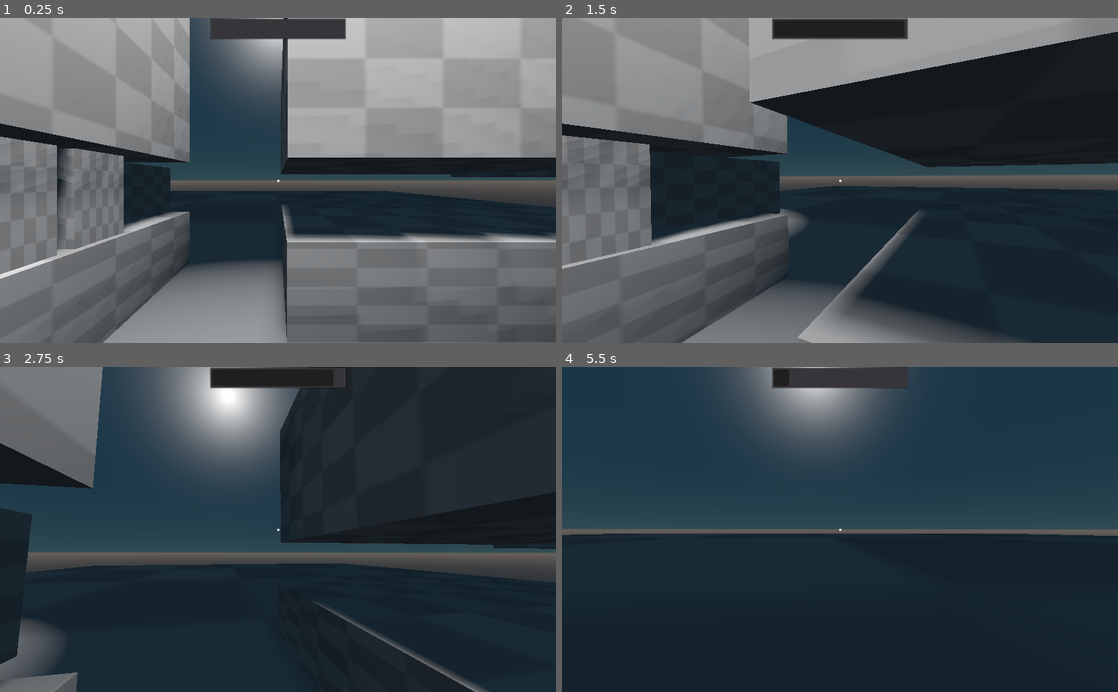
Above: before the commit, frames 1-4 (two rows, left to right).
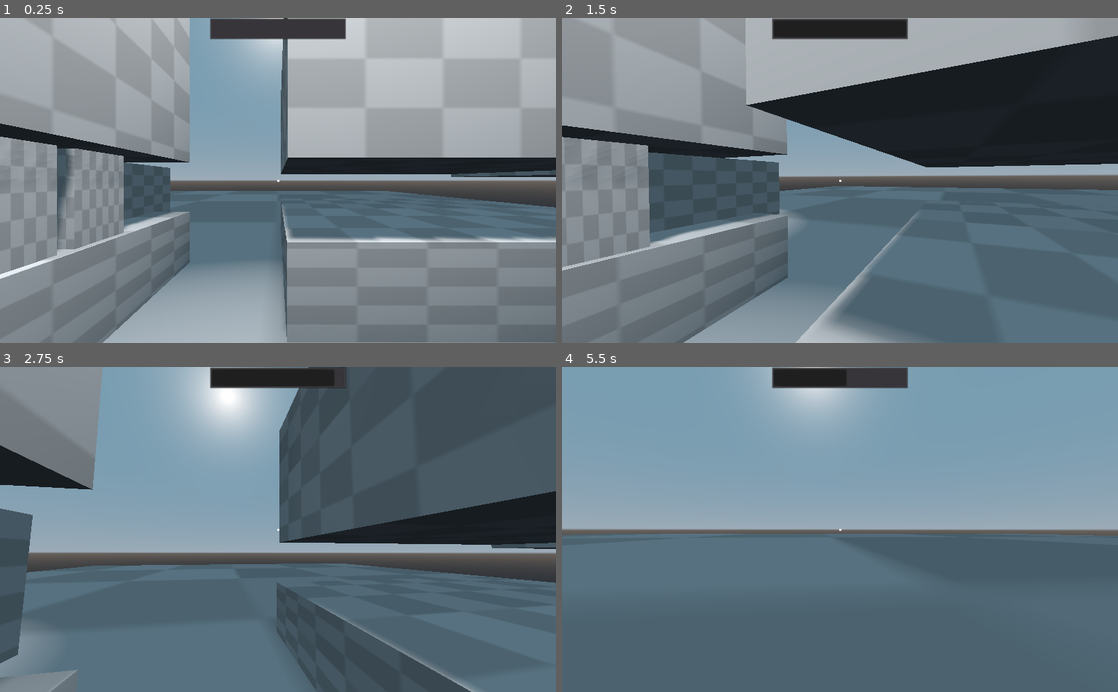
Above: after the commit, the same moments.

Repository: awnagel/Godot-Thief-Controller
Game: Godot game, scene res://scenes/Demo.tscn
Same seed, same stepped clock (60 frames per second), same inputs: the game is played once before the commit and once after it.
Inputs (mouse positions are in pixels of both pictures, inside the frame that each line leads up to):
- Up to frame 1 (0.25 s): no input
- Up to frame 2 (1.5 s): move the mouse to (867, 180) at 0.52 s; hold Ctrl (crouch) 0.53-1.28 s; hold W (forward) from 0.53 s (still down); tap Space (clamber) at 0.6 s; move the mouse to (812, 180) at 1.27 s; tap Ctrl (crouch) at 1.35 s
- Up to frame 3 (2.75 s): keep holding W (forward); tap E (lean) at 1.55 s; move the mouse to (289, 523) at 2.02 s; hold E (lean) from 2.03 s (still down); tap Shift (sneak) at 2.3 s
- Up to frame 4 (5.5 s): keep holding W (forward); move the mouse to (834, 536) at 2.77 s; release E (lean) at 2.78 s; tap Shift (sneak) at 2.85 s; tap F (interact, bound only after the commit) at 3.05 s; move the mouse to (878, 532) at 3.52 s; hold F (interact, bound only after the commit) 3.53-4.28 s; tap Space (clamber) at 3.8, 4.35 s; move the mouse to (795, 526) at 4.27 s; tap Ctrl (crouch) at 4.55 s; move the mouse to (845, 529) at 5.02 s; hold Ctrl (crouch) from 5.03 s (still down); tap E (lean) at 5.3 s

The runs differ from the first frame. In frame 1, 49% of the frame differs, in the area x 0-100%, y 0-100%; in frame 2, 56%; in frame 3, 84%; in frame 4, 98%.

Commit message:
Moved clamber code to seperate script and added frobbing.

Diff:
--- a/project.godot
+++ b/project.godot
@@ -8,9 +8,14 @@
 
 config_version=4
 
-_global_script_classes=[  ]
+_global_script_classes=[ {
+"base": "Object",
+"class": "clamber_manager",
+"language": "GDScript",
+"path": "res://scripts/ClamberManager.gd"
+} ]
 _global_script_class_icons={
-
+"clamber_manager": ""
 }
 
 [application]
@@ -61,6 +66,12 @@
 "events": [ Object(InputEventKey,"resource_local_to_scene":false,"resource_name":"","device":0,"alt":false,"shift":false,"control":false,"meta":false,"command":false,"pressed":false,"scancode":32,"unicode":0,"echo":false,"script":null)
  ]
 }
+interact={
+"deadzone": 0.5,
+"events": [ Object(InputEventKey,"resource_local_to_scene":false,"resource_name":"","device":0,"alt":false,"shift":false,"control":false,"meta":false,"command":false,"pressed":false,"scancode":70,"unicode":0,"echo":false,"script":null)
+, Object(InputEventMouseButton,"resource_local_to_scene":false,"resource_name":"","device":0,"alt":false,"shift":false,"control":false,"meta":false,"command":false,"button_mask":0,"position":Vector2( 0, 0 ),"global_position":Vector2( 0, 0 ),"factor":1.0,"button_index":1,"pressed":false,"doubleclick":false,"script":null)
+ ]
+}
 
 [rendering]
 
--- a/scenes/Demo.tscn
+++ b/scenes/Demo.tscn
@@ -1,86 +1,25 @@
-[gd_scene load_steps=5 format=2]
+[gd_scene load_steps=9 format=2]
 
 [ext_resource path="res://scenes/Player.tscn" type="PackedScene" id=1]
 [ext_resource path="res://scenes/Worldspawn.tscn" type="PackedScene" id=2]
+[ext_resource path="res://checkerboard.png" type="Texture" id=3]
 
-[sub_resource type="ProceduralSky" id=1]
-sky_top_color = Color( 0.352941, 0.65098, 0.827451, 1 )
-sky_horizon_color = Color( 0.584314, 0.862745, 0.937255, 1 )
-sky_curve = 0.0706126
-sky_energy = 0.1
+[sub_resource type="ProceduralSky" id=3]
+sky_energy = 0.5
 
 [sub_resource type="Environment" id=2]
 background_mode = 2
-background_sky = SubResource( 1 )
+background_sky = SubResource( 3 )
 ambient_light_color = Color( 0.694118, 0.658824, 0.658824, 1 )
 
+[sub_resource type="CubeMesh" id=4]
+
+[sub_resource type="SpatialMaterial" id=5]
+albedo_texture = ExtResource( 3 )
+
+[sub_resource type="BoxShape" id=6]
+
 [node name="Demo" type="Spatial"]
-
-[node name="Worldspawn" parent="." instance=ExtResource( 2 )]
-transform = Transform( 5.94561, 0, 0, 0, 0.107341, 0, 0, 0, 13.0852, 0, 0, 0 )
-
-[node name="Worldspawn2" parent="." instance=ExtResource( 2 )]
-transform = Transform( -2.93068e-08, -0.999999, 0, 0.179884, -1.62921e-07, 0, 0, 0, 1, -1.62199, 0.283272, -0.730448 )
-
-[node name="Worldspawn15" parent="." instance=ExtResource( 2 )]
-transform = Transform( -2.93068e-08, -0.999999, 0, 0.53823, -4.87475e-07, 0, 0, 0, 1, -1.62199, 1.3499, -0.730448 )
-
-[node name="Worldspawn12" parent="." instance=ExtResource( 2 )]
-transform = Transform( -2.93068e-08, -0.999999, 0, 0.179884, -1.62921e-07, 0, 0, 0, 1, 1.03201, 0.283272, -1.91615 )
-
-[node name="Worldspawn21" parent="." instance=ExtResource( 2 )]
-transform = Transform( -1.60877e-08, -0.548939, 7.39472e-15, 0.0946599, -8.57333e-08, 0.398108, -0.0281096, 2.54589e-08, 1.34064, -0.353357, 0.114855, 2.55363 )
-
-[node name="Worldspawn13" parent="." instance=ExtResource( 2 )]
-transform = Transform( -2.93068e-08, -0.999999, 0, 0.424741, -3.84688e-07, 0, 0, 0, 1, 1.03201, 1.18331, -1.83811 )
-
-[node name="Worldspawn14" parent="." instance=ExtResource( 2 )]
-transform = Transform( -2.93068e-08, -0.999999, 0, 0.179884, -1.62921e-07, 0, 0, 0, 1, 3.06566, 0.906262, -1.85661 )
-
-[node name="Worldspawn8" parent="." instance=ExtResource( 2 )]
-transform = Transform( -3.13989e-09, -0.107138, 0, 0.179748, -1.62798e-07, 0, 0, 0, 0.118932, -0.759795, 0.607442, -0.656793 )
-
-[node name="Worldspawn9" parent="." instance=ExtResource( 2 )]
-transform = Transform( -3.13989e-09, -0.107138, 0, 0.179748, -1.62798e-07, 0, 0, 0, 0.118932, -0.759795, 0.607442, -0.953297 )
-
-[node name="Worldspawn10" parent="." instance=ExtResource( 2 )]
-transform = Transform( -3.14226e-09, -0.107219, 0, 0.179884, -1.62921e-07, 0, 0, 0, 0.482195, -0.970431, 0.604947, -0.0936148 )
-
-[node name="Worldspawn11" parent="." instance=ExtResource( 2 )]
-transform = Transform( -3.14226e-09, -0.107219, 0, 0.179884, -1.62921e-07, 0, 0, 0, 0.482195, -0.970431, 0.604947, -1.46484 )
-
-[node name="Worldspawn7" parent="." instance=ExtResource( 2 )]
-transform = Transform( -8.96064e-09, -0.4, 0, 0.055, -6.51683e-08, 0, 0, 0, 1.4, -3.31056, 0.968637, 3.19321 )
-
-[node name="Worldspawn17" parent="." instance=ExtResource( 2 )]
-transform = Transform( -8.96064e-09, -0.4, 0, 0.055, -6.51683e-08, 0, 0, 0, 0.4, -2.50804, 0.968637, 4.13493 )
-
-[node name="Worldspawn18" parent="." instance=ExtResource( 2 )]
-transform = Transform( -8.96064e-09, -0.4, 0, 0.055, -6.51683e-08, 0, 0, 0, 0.4, -2.50804, 0.968637, 2.18762 )
-
-[node name="Worldspawn16" parent="." instance=ExtResource( 2 )]
-transform = Transform( -8.96064e-09, -0.4, 0, 0.055, -6.51683e-08, 0, 0, 0, 1.4, -1.69461, 0.968637, 3.19321 )
-
-[node name="Worldspawn3" parent="." instance=ExtResource( 2 )]
-transform = Transform( 0.173809, 0, -0.257689, 0, 1, 0, 0.0463541, 0, 0.966228, 1.79538, 0.430111, 1.18068 )
-
-[node name="OmniLight" type="OmniLight" parent="."]
-transform = Transform( 1, 0, 0, 0, 1, 0, 0, 0, 1, 0, 2.82995, 0 )
-light_energy = 5.3
-shadow_enabled = true
-omni_range = 3.26461
-
-[node name="OmniLight2" type="OmniLight" parent="."]
-transform = Transform( 1, 0, 0, 0, 1, 0, 0, 0, 1, 1.70103, 2.82995, 3.12322 )
-light_energy = 5.3
-shadow_enabled = true
-omni_range = 3.26461
-
-[node name="OmniLight3" type="OmniLight" parent="."]
-transform = Transform( 1, 0, 0, 0, 1, 0, 0, 0, 1, -3.10217, 2.66965, -2.06463 )
-light_energy = 5.3
-shadow_enabled = true
-omni_range = 3.26461
 
 [node name="WorldEnvironment" type="WorldEnvironment" parent="."]
 environment = SubResource( 2 )
@@ -89,3 +28,107 @@
 speed = 0.5
 gravity = 40.0
 jump_force = 9.0
+
+[node name="Level Geometry" type="Spatial" parent="."]
+
+[node name="Worldspawn" parent="Level Geometry" instance=ExtResource( 2 )]
+transform = Transform( 5.94561, 0, 0, 0, 0.107341, 0, 0, 0, 13.0852, 0, 0, 0 )
+
+[node name="Worldspawn2" parent="Level Geometry" instance=ExtResource( 2 )]
+transform = Transform( -2.93068e-08, -0.999999, 0, 0.179884, -1.62921e-07, 0, 0, 0, 1, -1.62199, 0.283272, -0.730448 )
+
+[node name="Worldspawn15" parent="Level Geometry" instance=ExtResource( 2 )]
+transform = Transform( -2.93068e-08, -0.999999, 0, 0.53823, -4.87475e-07, 0, 0, 0, 1, -1.62199, 1.3499, -0.730448 )
+
+[node name="Worldspawn12" parent="Level Geometry" instance=ExtResource( 2 )]
+transform = Transform( -2.93068e-08, -0.999999, 0, 0.179884, -1.62921e-07, 0, 0, 0, 1, 1.03201, 0.283272, -1.91615 )
+
+[node name="Worldspawn21" parent="Level Geometry" instance=ExtResource( 2 )]
+transform = Transform( -1.60877e-08, -0.548939, 7.39472e-15, 0.0946599, -8.57333e-08, 0.398108, -0.0281096, 2.54589e-08, 1.34064, -0.353357, 0.114855, 2.55363 )
+
+[node name="Worldspawn13" parent="Level Geometry" instance=ExtResource( 2 )]
+transform = Transform( -2.93068e-08, -0.999999, 0, 0.424741, -3.84688e-07, 0, 0, 0, 1, 1.03201, 1.18331, -1.83811 )
+
+[node name="Worldspawn14" parent="Level Geometry" instance=ExtResource( 2 )]
+transform = Transform( -2.93068e-08, -0.999999, 0, 0.179884, -1.62921e-07, 0, 0, 0, 1, 3.06566, 0.906262, -1.85661 )
+
+[node name="Worldspawn8" parent="Level Geometry" instance=ExtResource( 2 )]
+transform = Transform( -3.13989e-09, -0.107138, 0, 0.179748, -1.62798e-07, 0, 0, 0, 0.118932, -0.759795, 0.607442, -0.656793 )
+
+[node name="Worldspawn9" parent="Level Geometry" instance=ExtResource( 2 )]
+transform = Transform( -3.13989e-09, -0.107138, 0, 0.179748, -1.62798e-07, 0, 0, 0, 0.118932, -0.759795, 0.607442, -0.953297 )
+
+[node name="Worldspawn10" parent="Level Geometry" instance=ExtResource( 2 )]
+transform = Transform( -3.14226e-09, -0.107219, 0, 0.179884, -1.62921e-07, 0, 0, 0, 0.482195, -0.970431, 0.604947, -0.0936148 )
+
+[node name="Worldspawn11" parent="Level Geometry" instance=ExtResource( 2 )]
+transform = Transform( -3.14226e-09, -0.107219, 0, 0.179884, -1.62921e-07, 0, 0, 0, 0.482195, -0.970431, 0.604947, -1.46484 )
+
+[node name="Worldspawn7" parent="Level Geometry" instance=ExtResource( 2 )]
+transform = Transform( -8.96064e-09, -0.4, 0, 0.055, -6.51683e-08, 0, 0, 0, 1.4, -3.31056, 0.968637, 3.19321 )
+
+[node name="Worldspawn17" parent="Level Geometry" instance=ExtResource( 2 )]
+transform = Transform( -8.96064e-09, -0.4, 0, 0.055, -6.51683e-08, 0, 0, 0, 0.4, -2.50804, 0.968637, 4.13493 )
+
+[node name="Worldspawn18" parent="Level Geometry" instance=ExtResource( 2 )]
+transform = Transform( -8.96064e-09, -0.4, 0, 0.055, -6.51683e-08, 0, 0, 0, 0.4, -2.50804, 0.968637, 2.18762 )
+
+[node name="Worldspawn16" parent="Level Geometry" instance=ExtResource( 2 )]
+transform = Transform( -8.96064e-09, -0.4, 0, 0.055, -6.51683e-08, 0, 0, 0, 1.4, -1.69461, 0.968637, 3.19321 )
+
+[node name="Worldspawn3" parent="Level Geometry" instance=ExtResource( 2 )]
+transform = Transform( 0.173809, 0, -0.257689, 0, 1, 0, 0.0463541, 0, 0.966228, 1.79538, 0.430111, 1.18068 )
+
+[node name="OmniLight" type="OmniLight" parent="Level Geometry"]
+transform = Transform( 1, 0, 0, 0, 1, 0, 0, 0, 1, 0, 2.82995, 0 )
+light_energy = 5.3
+shadow_enabled = true
+omni_range = 3.26461
+
+[node name="OmniLight2" type="OmniLight" parent="Level Geometry"]
+transform = Transform( 1, 0, 0, 0, 1, 0, 0, 0, 1, 1.70103, 2.82995, 3.12322 )
+light_energy = 5.3
+shadow_enabled = true
+omni_range = 3.26461
+
+[node name="OmniLight3" type="OmniLight" parent="Level Geometry"]
+transform = Transform( 1, 0, 0, 0, 1, 0, 0, 0, 1, -3.10217, 2.66965, -2.06463 )
+light_energy = 5.3
+shadow_enabled = true
+omni_range = 3.26461
+
+[node name="RigidBody" type="RigidBody" parent="."]
+transform = Transform( 1, 0, 0, 0, 1, 0, 0, 0, 1, 0.916218, 0.39869, 0 )
+
+[node name="MeshInstance" type="MeshInstance" parent="RigidBody"]
+transform = Transform( 0.1, 0, 0, 0, 0.1, 0, 0, 0, 0.1, 0, 0, 0 )
+mesh = SubResource( 4 )
+material/0 = SubResource( 5 )
+
+[node name="CollisionShape" type="CollisionShape" parent="RigidBody"]
+transform = Transform( 0.1, 0, 0, 0, 0.1, 0, 0, 0, 0.1, 0, 0, 0 )
+shape = SubResource( 6 )
+
+[node name="RigidBody2" type="RigidBody" parent="."]
+transform = Transform( 1, 0, 0, 0, 1, 0, 0, 0, 1, 0.916218, 0.39869, 0.508952 )
+
+[node name="MeshInstance" type="MeshInstance" parent="RigidBody2"]
+transform = Transform( 0.1, 0, 0, 0, 0.1, 0, 0, 0, 0.1, 0, 0, 0 )
+mesh = SubResource( 4 )
+material/0 = SubResource( 5 )
+
+[node name="CollisionShape" type="CollisionShape" parent="RigidBody2"]
+transform = Transform( 0.1, 0, 0, 0, 0.1, 0, 0, 0, 0.1, 0, 0, 0 )
+shape = SubResource( 6 )
+
+[node name="RigidBody3" type="RigidBody" parent="."]
+transform = Transform( 1, 0, 0, 0, 1, 0, 0, 0, 1, 1.31053, 0.39869, 0.215874 )
+
+[node name="MeshInstance" type="MeshInstance" parent="RigidBody3"]
+transform = Transform( 0.1, 0, 0, 0, 0.1, 0, 0, 0, 0.1, 0, 0, 0 )
+mesh = SubResource( 4 )
+material/0 = SubResource( 5 )
+
+[node name="CollisionShape" type="CollisionShape" parent="RigidBody3"]
+transform = Transform( 0.1, 0, 0, 0, 0.1, 0, 0, 0, 0.1, 0, 0, 0 )
+shape = SubResource( 6 )
--- a/scenes/LightDetector.tscn
+++ b/scenes/LightDetector.tscn
@@ -1,7 +1,8 @@
 [gd_scene load_steps=3 format=2]
 
 [ext_resource path="res://models/octahedron.tres" type="ArrayMesh" id=1]
-[ext_resource path="res://scripts/LightDetector.gd" type="Script" id=2]
+[ext_resource path="res://scripts/Player/LightDetector.gd" type="Script" id=2]
+
 
 [node name="LightDetector" type="Spatial"]
 script = ExtResource( 2 )
--- a/scenes/Player.tscn
+++ b/scenes/Player.tscn
@@ -1,9 +1,9 @@
 [gd_scene load_steps=6 format=2]
 
-[ext_resource path="res://scripts/Player.gd" type="Script" id=1]
+[ext_resource path="res://scripts/Player/Player.gd" type="Script" id=1]
 [ext_resource path="res://scenes/LightDetector.tscn" type="PackedScene" id=2]
-[ext_resource path="res://scripts/SoundEmitter.gd" type="Script" id=3]
-[ext_resource path="res://scripts/PlayerAudio.gd" type="Script" id=4]
+[ext_resource path="res://scripts/Player/SoundEmitter.gd" type="Script" id=3]
+[ext_resource path="res://scripts/Player/PlayerAudio.gd" type="Script" id=4]
 
 [sub_resource type="CapsuleShape" id=1]
 
@@ -53,6 +53,10 @@
 "_edit_use_anchors_": false
 }
 
+[node name="FrobCast" type="RayCast" parent="Camera"]
+enabled = true
+cast_to = Vector3( 0, 0, -1 )
+
 [node name="Audio" type="AudioStreamPlayer" parent="."]
 script = ExtResource( 4 )
 
--- /dev/null
+++ b/scripts/ClamberManager.gd
@@ -0,0 +1,159 @@
+extends Object
+
+#Having clamber as a seperate class let's any object use the clamber function, it just needs a clamber manager
+class_name clamber_manager
+
+var camera : Camera = null
+var world : World = null
+var user : KinematicBody = null
+
+func _init(User : KinematicBody, Current_Camera : Camera, User_World : World):
+	camera = Current_Camera
+	user = User
+	world = User_World
+
+func get_world():
+	return world
+
+func attempt_clamber() -> Vector3:
+	if camera.rotation_degrees.x < 20.0:
+		var v = test_clamber_vent()
+		if v != Vector3.ZERO:
+			return v
+		v = test_clamber_ledge()
+		if v != Vector3.ZERO:
+			return v
+	elif camera.rotation_degrees.x > 20.0:
+		var v = test_clamber_ledge()
+		if v != Vector3.ZERO:
+			return v
+		v = test_clamber_vent()
+		if v != Vector3.ZERO:
+			return v
+	return Vector3.ZERO
+
+func test_clamber_ledge() -> Vector3:
+	var space = get_world().direct_space_state
+	var pos = user.global_transform.origin
+	var d1 = pos + Vector3.UP * 1.25
+	var d2 = d1 -user.global_transform.basis.z.normalized()
+	var d3 = d2 + Vector3.DOWN * 16
+
+	if not space.intersect_ray(pos, d1):
+		for i in range(5):
+			if not space.intersect_ray(d1, d2 - user.global_transform.basis.z.normalized() * i):
+				for j in range(5):
+					d2 = d1 + -user.global_transform.basis.z.normalized() * (j + 1)
+					var r = space.intersect_ray(d2, d3)
+					if r:
+						var ground_check = space.intersect_ray(pos, pos + Vector3.DOWN * 2)
+
+						if ground_check.collider == r.collider:
+							return Vector3.ZERO
+
+						var offset = check_clamber_box(r.position + Vector3.UP * 0.175)
+						if offset == -Vector3.ONE:
+							return Vector3.ZERO
+
+						if r.position.y < pos.y:
+							return Vector3.ZERO
+
+						#Start clamber animation
+						return r.position + offset
+						return Vector3.ZERO
+
+	return Vector3.ZERO
+
+func test_clamber_vent() -> Vector3:
+	var space = get_world().direct_space_state
+	var pos = user.global_transform.origin
+	var d1 = camera.global_transform.origin - camera.global_transform.basis.z.normalized() * 0.4
+	var d2 = d1 + Vector3.DOWN * 6
+
+	if not space.intersect_ray(pos, d1, [self]):
+		for i in range(5):
+			var r = space.intersect_ray(d1 - camera.global_transform.basis.z.normalized() * 0.4 * i, d2, [self])
+			if r:
+				var ground_check = space.intersect_ray(pos, pos + Vector3.DOWN * 2)
+
+				if ground_check and ground_check.collider == r.collider:
+					return Vector3.ZERO
+
+				var offset = check_clamber_box(r.position + Vector3.UP * 0.175)
+				if offset == -Vector3.ONE:
+					return Vector3.ZERO
+
+				if r.position.y < pos.y:
+					return Vector3.ZERO
+
+				return r.position + offset
+
+	return Vector3.ZERO
+
+#Nudging may need some refining
+func check_clamber_box(pos : Vector3, box_size : float = 0.15) -> Vector3:
+	var state = get_world().direct_space_state
+	var shape = BoxShape.new()
+	shape.extents = Vector3.ONE * box_size
+
+	var params = PhysicsShapeQueryParameters.new()
+	params.set_shape(shape)
+	params.transform.origin = pos
+	var result = state.intersect_shape(params)
+
+	for i in range(result.size() - 1):
+		if result[i].collider == self:
+			result.remove(i)
+
+	if result.size() == 1 and result[0].collider.global_transform.origin.y < pos.y:
+		return Vector3.ZERO
+
+	if result.size() == 0:
+		return Vector3.ZERO
+
+	if !check_gap(pos + Vector3.FORWARD * 0.15):
+		return -Vector3.ONE
+
+	if !check_gap(pos + Vector3.BACK * 0.15):
+		return -Vector3.ONE
+
+	if !check_gap(pos):
+		return -Vector3.ONE
+
+	var offset = Vector3.ZERO
+	var checkPos = Vector3.ZERO
+
+	var dir = -camera.global_transform.basis.z.normalized()
+	dir.y = 0
+
+	for i in range(4):
+		var j = (i + 1) * 0.4
+		checkPos = pos + dir * j
+		params.transform.origin = checkPos
+		var r = state.intersect_shape(params)
+		if r.size() == 0:
+			offset = dir * j
+			break
+
+	if checkPos != Vector3.ZERO:
+		if state.intersect_ray(checkPos, checkPos + Vector3.DOWN * 2):
+			return offset
+
+	return -Vector3.ONE
+
+func check_gap(pos : Vector3) -> bool:
+	var space = get_world().direct_space_state
+
+	var c = 0
+
+	for i in range(4):
+		var r = i * 90
+		var v = Vector3.UP.rotated(Vector3.FORWARD, deg2rad(r))
+		var result = space.intersect_ray(pos, pos + v, [self])
+		if result and (result.position - pos).length() < 0.2:
+			c += 1
+
+	if c >= 2:
+		return false
+
+	return true
--- a/scripts/Player.gd
+++ b/scripts/Player/Player.gd
@@ -6,6 +6,8 @@
 onready var surface_detector = $SurfaceDetector
 onready var sound_emitter = $SoundEmitter
 onready var audio_player = $Audio
+onready var frob_raycast = $Camera/FrobCast
+var clamber = null
 
 enum {
 	WALKING,
@@ -22,9 +24,12 @@
 export var jump_force : float = 10.0
 export var drag : float = 0.2
 export(float, -45.0, -8.0, 1.0) var max_lean = -10.0
+export var interact_distance : float = 0.75
 export var mouse_sens : float = 0.5
 export var lock_mouse : bool = true
 export var head_bob_enabled : bool = true
+
+var clamber_destination : Vector3 = Vector3.ZERO
 
 var light_level : float = 0.0
 
@@ -49,6 +54,10 @@
 func _ready() -> void:
 	bob_reset = camera.global_transform.origin.y
 
+	frob_raycast.cast_to * interact_distance
+
+	clamber = clamber_manager.new(self, camera, get_world())
+
 	collider_normal_radius = collider.shape.radius
 	collider_normal_height = collider.shape.height
 	collision_normal_offset = collider.global_transform.origin.y
@@ -106,6 +115,7 @@
 
 	match state:
 		WALKING:
+			process_frob()
 			if Input.is_action_pressed("lean"):
 				state = LEANING
 				return
@@ -121,10 +131,12 @@
 			walk(delta)
 
 		CROUCHING:
+			process_frob()
 			crouch()
 			walk(delta, 0.75)
 
 		LEANING:
+			process_frob()
 			lean()
 
 		CLAMBERING_RISE:
@@ -187,7 +199,7 @@
 		jumping = false
 	if grounded and Input.is_action_just_pressed("clamber") and state == WALKING:
 		# Check for clamber
-		var c = attempt_clamber()
+		var c = clamber.attempt_clamber()
 		if c != Vector3.ZERO:
 			clamber_destination = c
 			state = CLAMBERING_RISE
@@ -218,6 +230,52 @@
 	var z_bob = sin(time * (2 * PI)) * velocity.length() * 0.2
 	camera.global_transform.origin.y += y_bob
 	camera.rotation_degrees.z = z_bob
+
+var drag_object : RigidBody = null
+var click_timer : float = 0.0
+var throw_wait_time : float = 400
+
+func process_frob():
+	if Input.is_action_just_pressed("interact") and click_timer == 0.0 and drag_object != null:
+		click_timer = OS.get_ticks_msec()
+
+	if Input.is_action_pressed("interact"):
+		if click_timer + throw_wait_time < OS.get_ticks_msec() and click_timer != 0.0:
+			click_timer = 0.0
+			throw(camera, drag_object)
+			drag_object = null
+
+	if Input.is_action_just_released("interact"):
+		if drag_object != null:
+			if click_timer + throw_wait_time > OS.get_ticks_msec() and click_timer != 0.0:
+				drag_object = null
+				click_timer = 0.0
+		elif frob_raycast.is_colliding():
+			var c = frob_raycast.get_collider()
+			if drag_object == null and c is RigidBody and c.scale < (Vector3.ONE * 5):
+				drag_object = c
+				drag_object.linear_velocity = Vector3.ZERO
+			elif c.has_method("on_frob"):
+				c.on_frob()
+
+	if drag_object != null:
+		drag()
+
+		if camera.global_transform.origin.distance_to(drag_object.global_transform.origin) > interact_distance + 0.35:
+			drag_object = null
+
+func drag(damping : float = 0.5, s2ms : int = 15) -> void:
+	var dest = frob_raycast.global_transform.origin - frob_raycast.global_transform.basis.z.normalized() * interact_distance
+	var d1 = (dest - drag_object.global_transform.origin)
+	drag_object.angular_velocity = Vector3.ZERO
+
+	var v1 = velocity * damping + drag_object.linear_velocity * damping
+	var v2 = (d1 * s2ms) * (1.0 - damping) / drag_object.mass
+
+	drag_object.linear_velocity = v1 + v2
+
+func throw(camera, drag, throw_force : float = 10.0) -> void:
+	drag.apply_central_impulse(-camera.global_transform.basis.z * throw_force)
 
 func crouch() -> void:
 	var from = collider.shape.height
@@ -258,149 +316,3 @@
 	if axis == 0 and diff.length() <= 0.01:
 		state = WALKING
 		return
-
-#TODO: Get the best distance values
-func attempt_clamber() -> Vector3:
-	if camera.rotation_degrees.x < 20.0:
-		var v = test_clamber_vent()
-		if v != Vector3.ZERO:
-			return v
-		v = test_clamber_ledge()
-		if v != Vector3.ZERO:
-			return v
-	elif camera.rotation_degrees.x > 20.0:
-		var v = test_clamber_ledge()
-		if v != Vector3.ZERO:
-			return v
-		v = test_clamber_vent()
-		if v != Vector3.ZERO:
-			return v
-	return Vector3.ZERO
-
-var clamber_destination : Vector3 = Vector3.ZERO
-
-func test_clamber_ledge() -> Vector3:
-	var space = get_world().direct_space_state
-	var pos = global_transform.origin
-	var d1 = pos + Vector3.UP * 1.25
-	var d2 = d1 -global_transform.basis.z.normalized()
-	var d3 = d2 + Vector3.DOWN * 16
-
-	if not space.intersect_ray(pos, d1):
-		for i in range(5):
-			if not space.intersect_ray(d1, d2 - global_transform.basis.z.normalized() * i):
-				for j in range(5):
-					d2 = d1 + -global_transform.basis.z.normalized() * (j + 1)
-					var r = space.intersect_ray(d2, d3)
-					if r:
-						var ground_check = space.intersect_ray(pos, pos + Vector3.DOWN * 2)
-
-						if ground_check.collider == r.collider:
-							return Vector3.ZERO
-
-						var offset = check_clamber_box(r.position + Vector3.UP * 0.175)
-						if offset == -Vector3.ONE:
-							return Vector3.ZERO
-
-						if r.position.y < pos.y:
-							return Vector3.ZERO
-
-						#Start clamber animation
-						return r.position + offset
-						return Vector3.ZERO
-
-	return Vector3.ZERO
-
-func test_clamber_vent() -> Vector3:
-	var space = get_world().direct_space_state
-	var pos = global_transform.origin
-	var d1 = camera.global_transform.origin - camera.global_transform.basis.z.normalized() * 0.4
-	var d2 = d1 + Vector3.DOWN * 6
-
-	if not space.intersect_ray(pos, d1, [self]):
-		for i in range(5):
-			var r = space.intersect_ray(d1 - camera.global_transform.basis.z.normalized() * 0.4 * i, d2, [self])
-			if r:
-				var ground_check = space.intersect_ray(pos, pos + Vector3.DOWN * 2)
-
-				if ground_check and ground_check.collider == r.collider:
-					return Vector3.ZERO
-
-				var offset = check_clamber_box(r.position + Vector3.UP * 0.175)
-				if offset == -Vector3.ONE:
-					return Vector3.ZERO
-
-				if r.position.y < pos.y:
-					return Vector3.ZERO
-
-				return r.position + offset
-
-	return Vector3.ZERO
-
-#Nudging may need some refining
-func check_clamber_box(pos : Vector3, box_size : float = 0.15) -> Vector3:
-	var state = get_world().direct_space_state
-	var shape = BoxShape.new()
-	shape.extents = Vector3.ONE * box_size
-
-	var params = PhysicsShapeQueryParameters.new()
-	params.set_shape(shape)
-	params.transform.origin = pos
-	var result = state.intersect_shape(params)
-
-	for i in range(result.size() - 1):
-		if result[i].collider == self:
-			result.remove(i)
-
-	if result.size() == 1 and result[0].collider.global_transform.origin.y < pos.y:
-		return Vector3.ZERO
-
-	if result.size() == 0:
-		return Vector3.ZERO
-
-	if !check_gap(pos + Vector3.FORWARD * 0.15):
-		return -Vector3.ONE
-
-	if !check_gap(pos + Vector3.BACK * 0.15):
-		return -Vector3.ONE
-
-	if !check_gap(pos):
-		return -Vector3.ONE
-
-	var offset = Vector3.ZERO
-	var checkPos = Vector3.ZERO
-
-	var dir = -camera.global_transform.basis.z.normalized()
-	dir.y = 0
-
-	for i in range(4):
-		var j = (i + 1) * 0.4
-		checkPos = pos + dir * j
-		params.transform.origin = checkPos
-		var r = state.intersect_shape(params)
-		if r.size() == 0:
-			offset = dir * j
-			break
-
-	if checkPos != Vector3.ZERO:
-		if state.intersect_ray(checkPos, checkPos + Vector3.DOWN * 2):
-			return offset
-
-	return -Vector3.ONE
-
-func check_gap(pos : Vector3) -> bool:
-	var space = get_world().direct_space_state
-
-	var c = 0
-
-	for i in range(4):
-		var r = i * 90
-		var v = Vector3.UP.rotated(Vector3.FORWARD, deg2rad(r))
-		var result = space.intersect_ray(pos, pos + v, [self])
-		if result and (result.position - pos).length() < 0.2:
-			c += 1
-
-	if c >= 2:
-		return false
-
-	return true
Renamed: scripts/LightDetector.gd -> scripts/Player/LightDetector.gd
Renamed: scripts/PlayerAudio.gd -> scripts/Player/PlayerAudio.gd
Renamed: scripts/SoundEmitter.gd -> scripts/Player/SoundEmitter.gd
